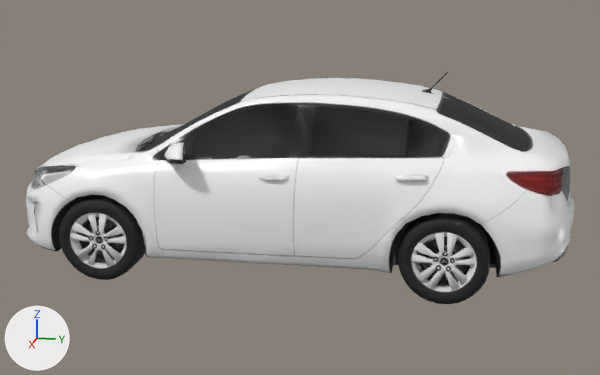
A saved change to the glTF model assets/models/cars/kia-rio.glb.
Rendered twice from a 50 mm camera at (6.49, 1.36, 2.22) aimed at (0.0, 0.06, 0.59). Every picture has the same lights, and +X, +Y and +Z are marked at lower left. The picture after the commit comes second. Vertices at exactly the same position are counted once.
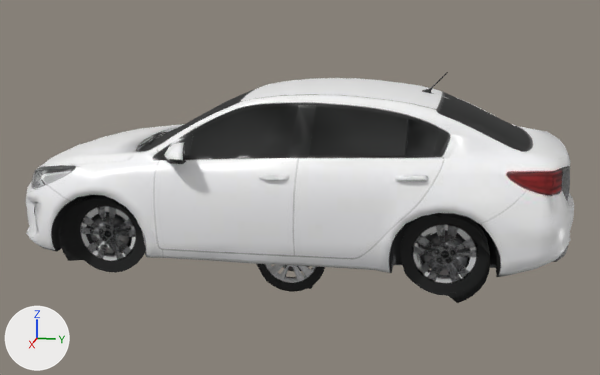
Where the change shows, as pixel boxes [x1, y1, x2, y2] in the pictures (600 x 375 px; the box of a moved part takes in the faces that stretch with it):
'Mesh_0', reshaped
    before: [26, 72, 574, 304]
    after: [26, 72, 574, 303]
'wheel', added
    after: [257, 264, 325, 292]
part 1 of me_mesh_0, moved or reshaped
    before: [423, 238, 469, 279]
    after: [424, 235, 469, 275]
part 2 of me_mesh_0, moved or reshaped
    before: [86, 219, 124, 256]
    after: [90, 216, 129, 254]
part 3 of me_mesh_0, deleted
    before: [410, 232, 476, 291]
part 4 of me_mesh_0, moved or reshaped
    before: [59, 199, 145, 280]
    after: [59, 199, 145, 273]
part 5 of me_mesh_0, cut back
    before: [398, 214, 490, 304]
    after: [400, 214, 490, 303]

The edits, one by one:
me_mesh_0 is used by ob_mesh_0; location (0.0, 0.0, 0.0).
me_mesh_0 had 4235 vertices, 8089 faces and spanned x -1.02..1.02, y -2.19..2.19, z 0.0..1.56.
me_mesh_0 now has 4200 vertices, 8024 faces and spans x -1.02..1.02, y -2.19..2.19, z 0.0..1.56.
me_mesh_0 part 1: the loose piece of 28 vertices spanning x 0.74, y 1.11..1.43, z 0.16..0.46 is moved by (-0.07, 0.0, 0.0).
me_mesh_0 part 2: the loose piece of 27 vertices spanning x 0.74, y -1.49..-1.16, z 0.15..0.46 is moved by (-0.07, 0.0, 0.0).
me_mesh_0 part 3: the loose piece of 182 vertices spanning x 0.73..0.87, y 1.02..1.49, z 0.1..0.55 is deleted.
me_mesh_0 part 4: 128 vertices moved from x 0.82..0.88, y -1.64..-1.0, z 0.0..0.61 to x 0.68, y -1.64..-1.0, z 0.0..0.61; 177 vertices removed from x 0.72..0.86, y -1.56..-1.1, z 0.1..0.54; 166 vertices added at x 0.68, y -1.56..-1.1, z 0.1..0.54.
me_mesh_0 part 5: 128 vertices moved from x 0.83..0.88, y 0.94..1.55, z 0.0..0.63 to x 0.68, y 0.94..1.55, z 0.0..0.63; 1 vertex removed from x 0.86, y 1.08, z 0.45; 175 vertices added at x 0.68, y 1.02..1.49, z 0.1..0.55.
Other edits to the shape of me_mesh_0 do not show in these pictures.
Mesh me_wheel is new.
It has 314 vertices, 528 faces and spans x -0.08..0.078, y -0.305..0.294, z -0.293..0.297.
It uses material mat_material_0.
Object 'wheel' (ob_wheel) is new; it shows me_wheel.
Its location is (0.0, 0.0, 0.0).
